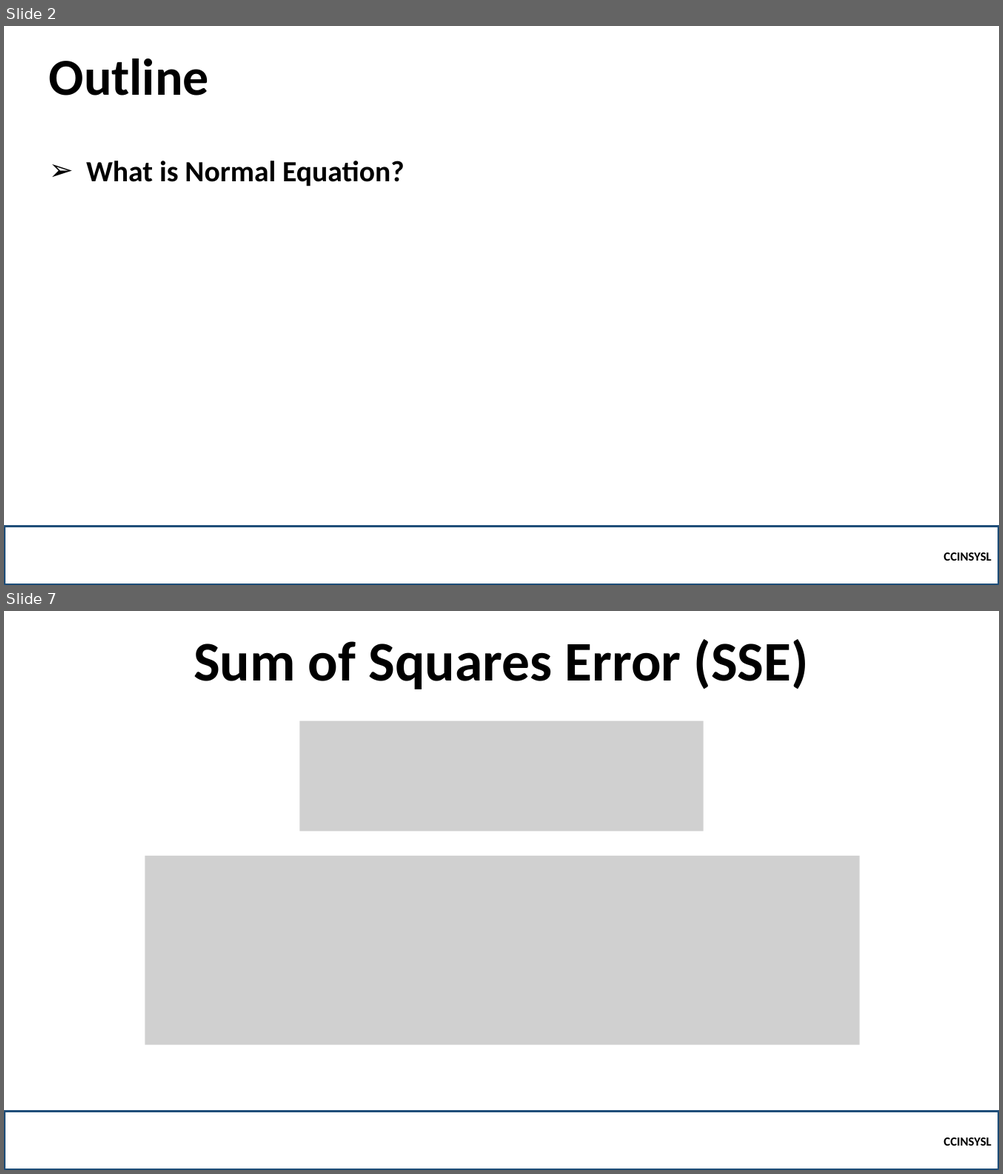
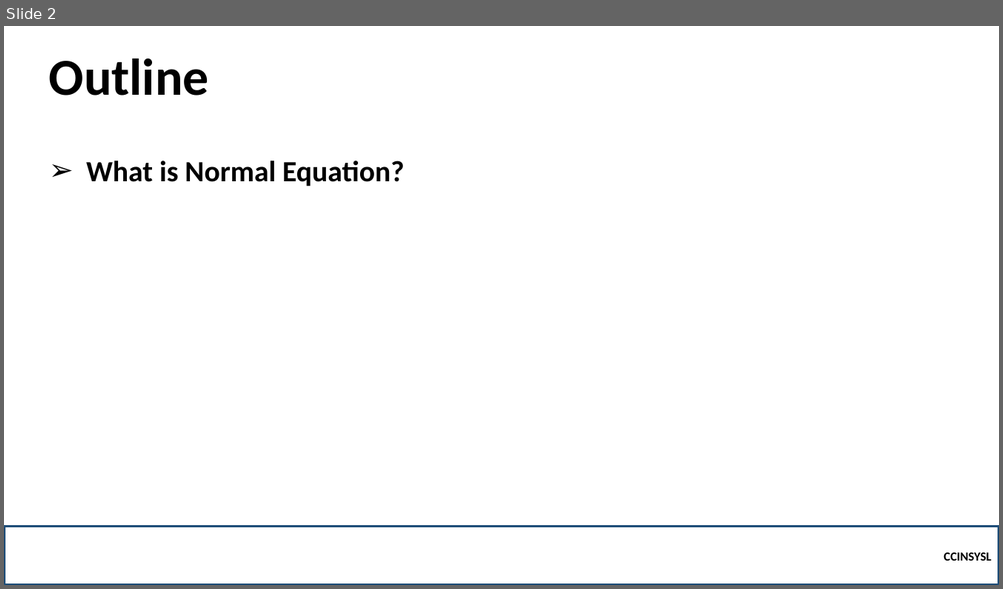
Before and after one commit to robitussin/CCINSYSL, a slide deck: 5 - Multiple Linear Regression/Normal Equation.pptx. Shown one above the other, each under a label of ours: slides 2 and 7 before the commit, slide 2 after it; the slides between them are not shown. The pictures are 1003x1174 and 1003x589 pixels, drawn with LibreOffice and Linux fonts; fonts in the diff are those of the drawing; grey boxes stand for pictures; background and template pictures are left out. Boxes give left, top, right and bottom in pixels: in the first picture for what was removed or moved away, otherwise in the second. Text is boxed around its words. In the diff, an @@ line names an element or a change of style, - is before the commit and + after.

```diff
--- a/5 - Multiple Linear Regression/Normal Equation.pptx
+++ b/5 - Multiple Linear Regression/Normal Equation.pptx
@@ slide 7 removed at (4,611,999,1170), background picture (left out) @@
@@ title removed at (193,639,808,689) @@
-Sum of Squares Error (SSE)
@@ picture removed at (299,721,703,831) @@
@@ picture removed at (145,856,859,1045) @@
@@ rectangle removed at (4,1112,999,1170) @@
-CCINSYSL
```
Also in this commit, not shown: 4 slides changed, 4 slides added, 5 other slides removed, 2 other files.
